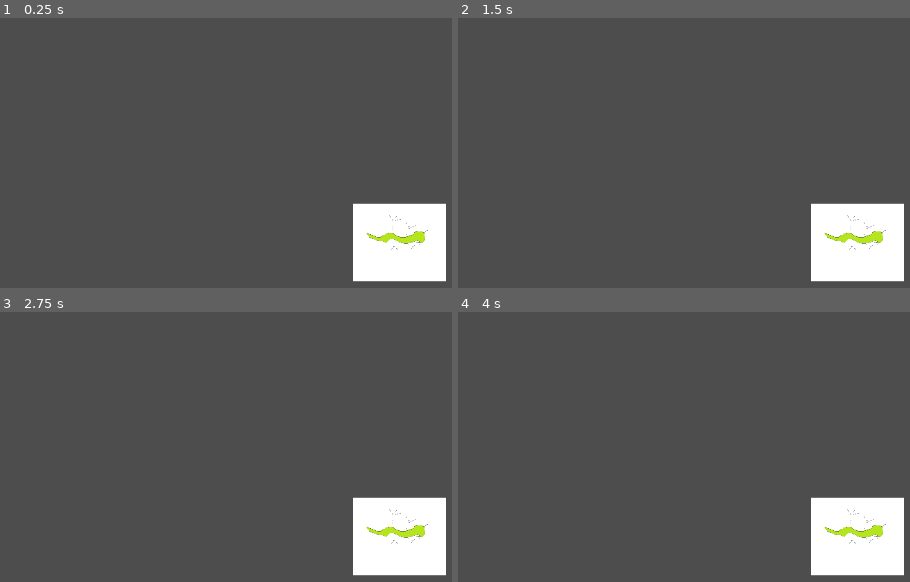
Above: before the commit, frames 1-4 (two rows, left to right).
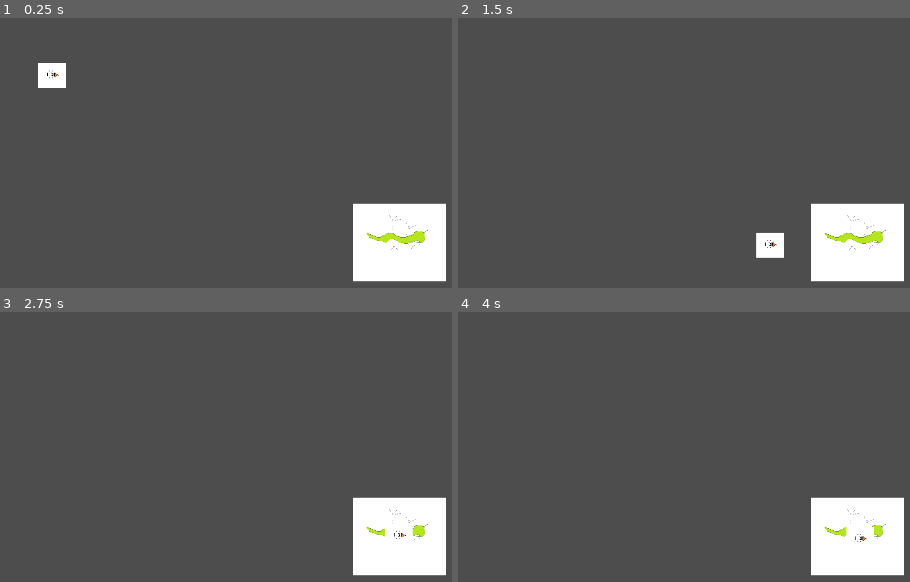
Above: after the commit, the same moments.

Repository: QuapperWasTaken/Game-Off
Game: Godot game, scene res://main.tscn
The game is run twice, just before and just after one commit, with the same random seed, the same clock (stepped at 60 frames per second) and the same inputs.
Inputs:
- Up to frame 1 (0.25 s): no input
- Up to frame 2 (1.5 s): no input
- Up to frame 3 (2.75 s): no input
- Up to frame 4 (4 s): tap Enter at 2.75 s; tap Space at 3.5 s

The runs differ from the first frame. In frame 1, 0.6% of the frame differs, in the area x 8-15%, y 16-26%; in frame 2, 0.6%; in frame 3, 0.2%; in frame 4, 0.2%.

Commit message:
Fixed issue #3

Diff:
--- /dev/null
+++ b/enemy.gd
@@ -0,0 +1,19 @@
+extends Sprite2D
+
+var speed = 5
+
+# Called when the node enters the scene tree for the first time.
+func _ready():
+	pass # Replace with function body.
+
+
+# Called every frame. 'delta' is the elapsed time since the previous frame.
+func _process(delta):
+	if position.x >= $"/root/main/Tower".position.x:
+		position.x -= speed
+	else:
+		position.x += speed
+	if position.y >= $"/root/main/Tower".position.y:
+		position.y -= speed
+	else:
+		position.y += speed
--- /dev/null
+++ b/enemy.tscn
@@ -0,0 +1,9 @@
+[gd_scene load_steps=3 format=3 uid="uid://bdir3vcbqya5u"]
+
+[ext_resource type="Texture2D" uid="uid://o61c0bg81tr3" path="res://Assets/Art/Enemies/Chicken.png" id="1_hejlv"]
+[ext_resource type="Script" path="res://enemy.gd" id="2_udqql"]
+
+[node name="Enemy" type="Sprite2D"]
+scale = Vector2(0.1, 0.1)
+texture = ExtResource("1_hejlv")
+script = ExtResource("2_udqql")
--- a/main.tscn
+++ b/main.tscn
@@ -1,7 +1,11 @@
-[gd_scene load_steps=2 format=3 uid="uid://bgh2n2njl5e5b"]
+[gd_scene load_steps=3 format=3 uid="uid://bgh2n2njl5e5b"]
 
 [ext_resource type="PackedScene" uid="uid://bef5gekxmt5eb" path="res://tower.tscn" id="1_tphqo"]
+[ext_resource type="PackedScene" uid="uid://bdir3vcbqya5u" path="res://enemy.tscn" id="2_rwdd1"]
 
 [node name="main" type="Node2D"]
 
 [node name="Tower" parent="." instance=ExtResource("1_tphqo")]
+
+[node name="Enemy" parent="." instance=ExtResource("2_rwdd1")]
+position = Vector2(6.10352e-05, 8)
--- a/project.godot
+++ b/project.godot
@@ -13,6 +13,7 @@
 config/name="GameJam2023"
 run/main_scene="res://main.tscn"
 config/features=PackedStringArray("4.1", "Mobile")
+run/max_fps=60
 config/icon="res://icon.svg"
 
 [rendering]
Binary file added: Assets/Art/Enemies/Chicken.png
Not shown, added: Assets/Art/Enemies/Chicken.png.import
